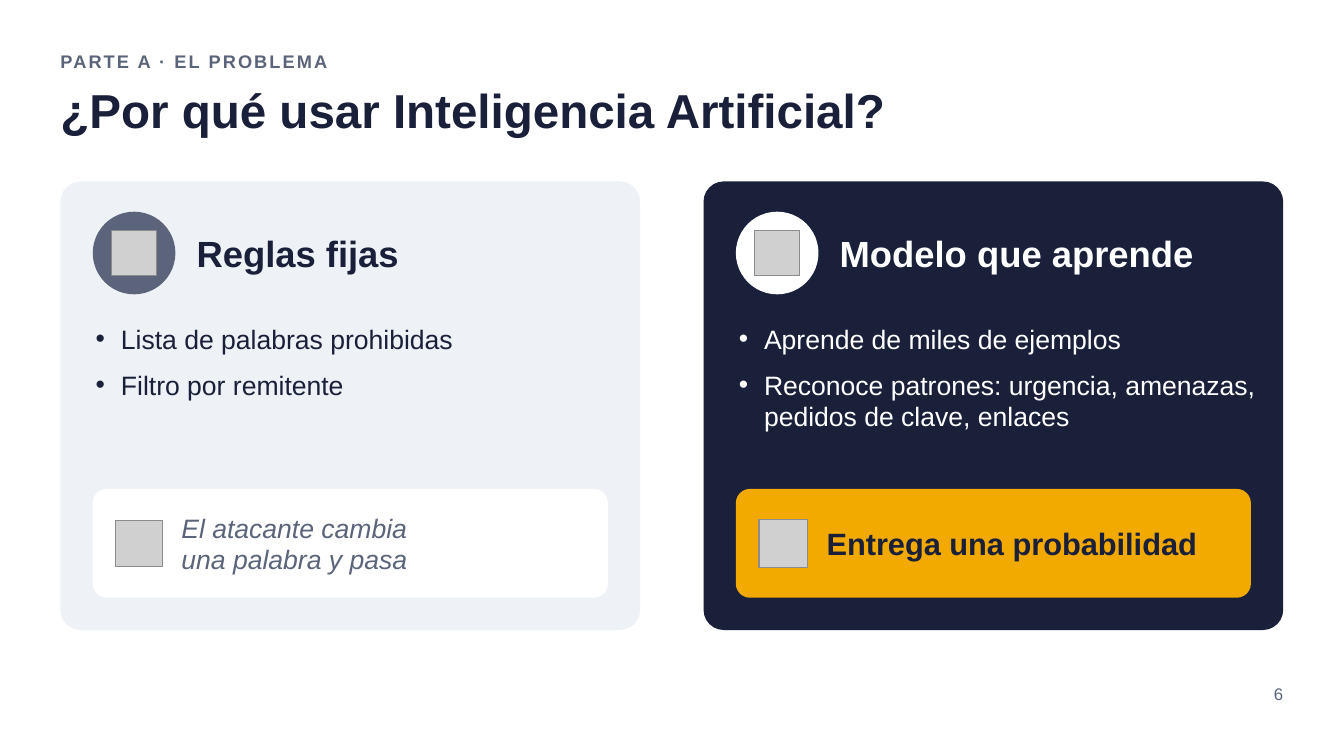
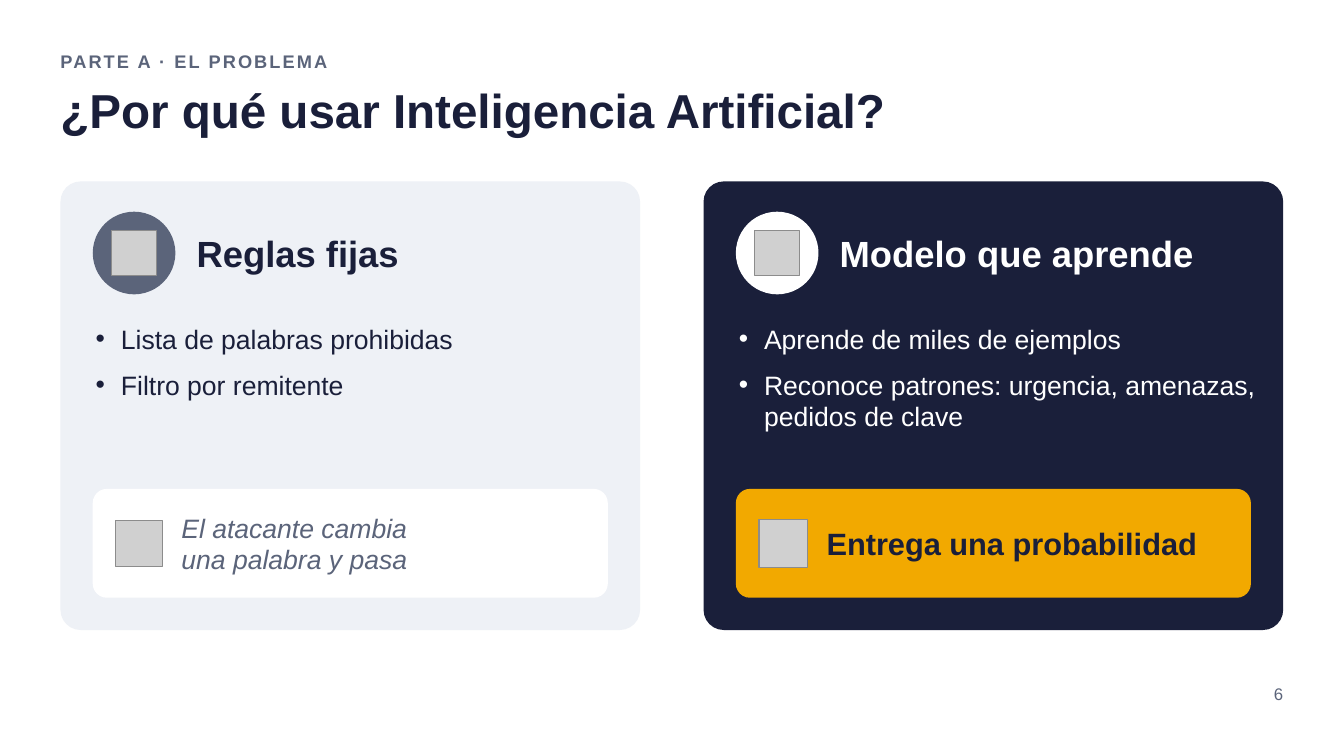
Before and after one commit to nicobarriosg/inteligencia-artificial, a slide deck: slide 6 of segunda-evaluacion/presentacion_estudiante_1.pptx. Drawn at 1344x756 pixels with LibreOffice and Linux fonts; fonts in the diff are those of the drawing; grey boxes stand for pictures. Boxes give left, top, right and bottom in pixels: in the first picture for what was removed or moved away, otherwise in the second. Text is boxed around its words. In the diff, an @@ line names an element or a change of style, - is before the commit and + after.

```diff
--- a/segunda-evaluacion/presentacion_estudiante_1.pptx
+++ b/segunda-evaluacion/presentacion_estudiante_1.pptx
@@ text at box(764, 375, 1255, 432): text changed @@
-• Reconoce patrones: urgencia, amenazas, pedidos de clave, enlaces
+• Reconoce patrones: urgencia, amenazas, pedidos de clave
```
Also in this commit, not shown: 1 other slide changed, 6 other files.
